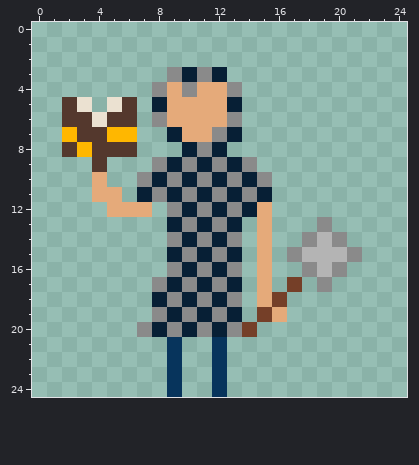
Two versions of one pixel-art sprite, character/Acolyte/Acolyte overworld.png. The picture above is the old version.
The file is 25x25 pixels.
And afterwards:
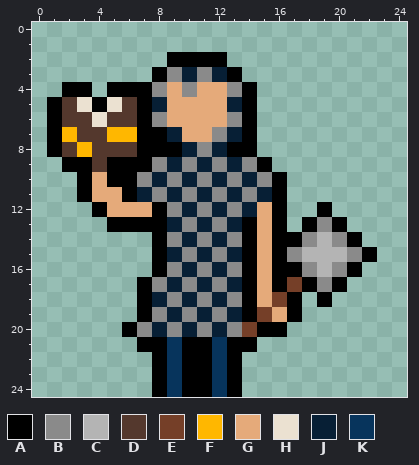
Palette (. is transparent): A #000000  B #8a8a8a  C #b4b4b4  D #54382d  E #753f28  F #ffb700  G #e5aa7a  H #ebe1d1  J #071f35  K #07345c
The commit says: added outlines Added a black outline to all the overworld sprites
Changes in this commit:
The edit adds colour A in row 2 at x 9 to 12; in row 3 at x 8 and 13; in row 4 at x 2 to 3, 5 to 7 and 14; in row 5 at x 1, 4, 7 and 14; in row 6 at x 1, 7 and 14; in row 7 at x 1, 7 to 8 and 14.
The edit adds colour A in row 8 at x 1, 7 to 9 and 13 to 14; in row 9 at x 2 to 3, 5 to 7 and 15; in row 10 at x 3, 5 to 6 and 16; in row 11 at x 3, 6 and 16; in row 12 at x 4, 8, 16 and 19; in row 13 at x 5 to 8, 14, 16, 18 and 20.
The edit adds colour A in row 14 at x 8, 14, 16 to 17 and 21; in row 15 at x 8, 14, 16 and 22; in row 16 at x 8, 14, 16 to 17 and 21; in row 17 at x 7, 14, 16, 18 and 20; in row 18 at x 7, 14, 17 and 19; in row 19 at x 7, 14 and 17.
The edit adds colour A in row 20 at x 6 and 15 to 16; in row 21 at x 7 to 8, 10 to 11 and 13 to 14; in rows 22 to 24 at x 8, 10 to 11 and 13.
Changed places in both pictures, as pixel boxes (x1, y1, x2, y2):
added: (47, 52, 377, 397)
